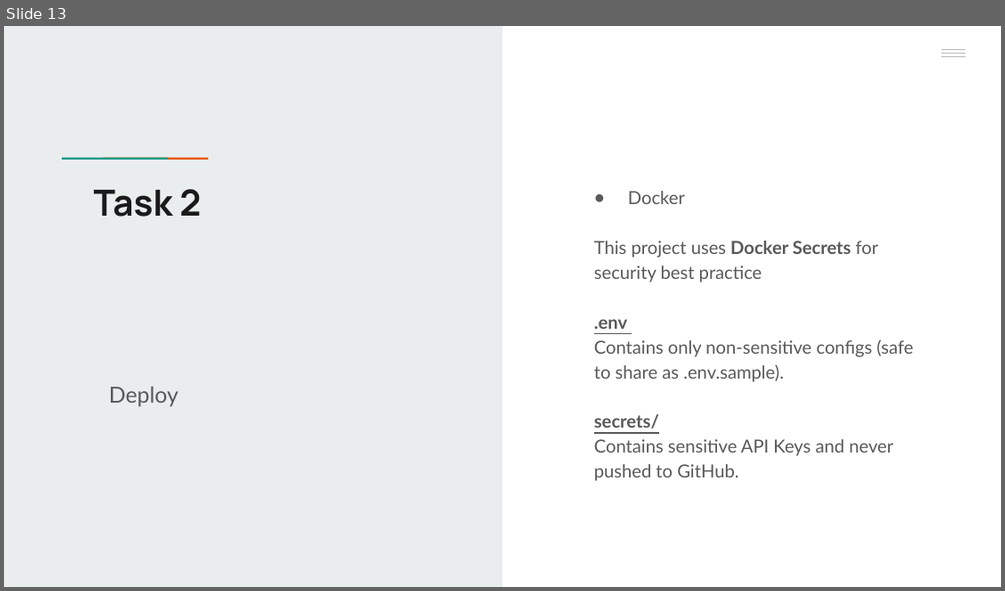
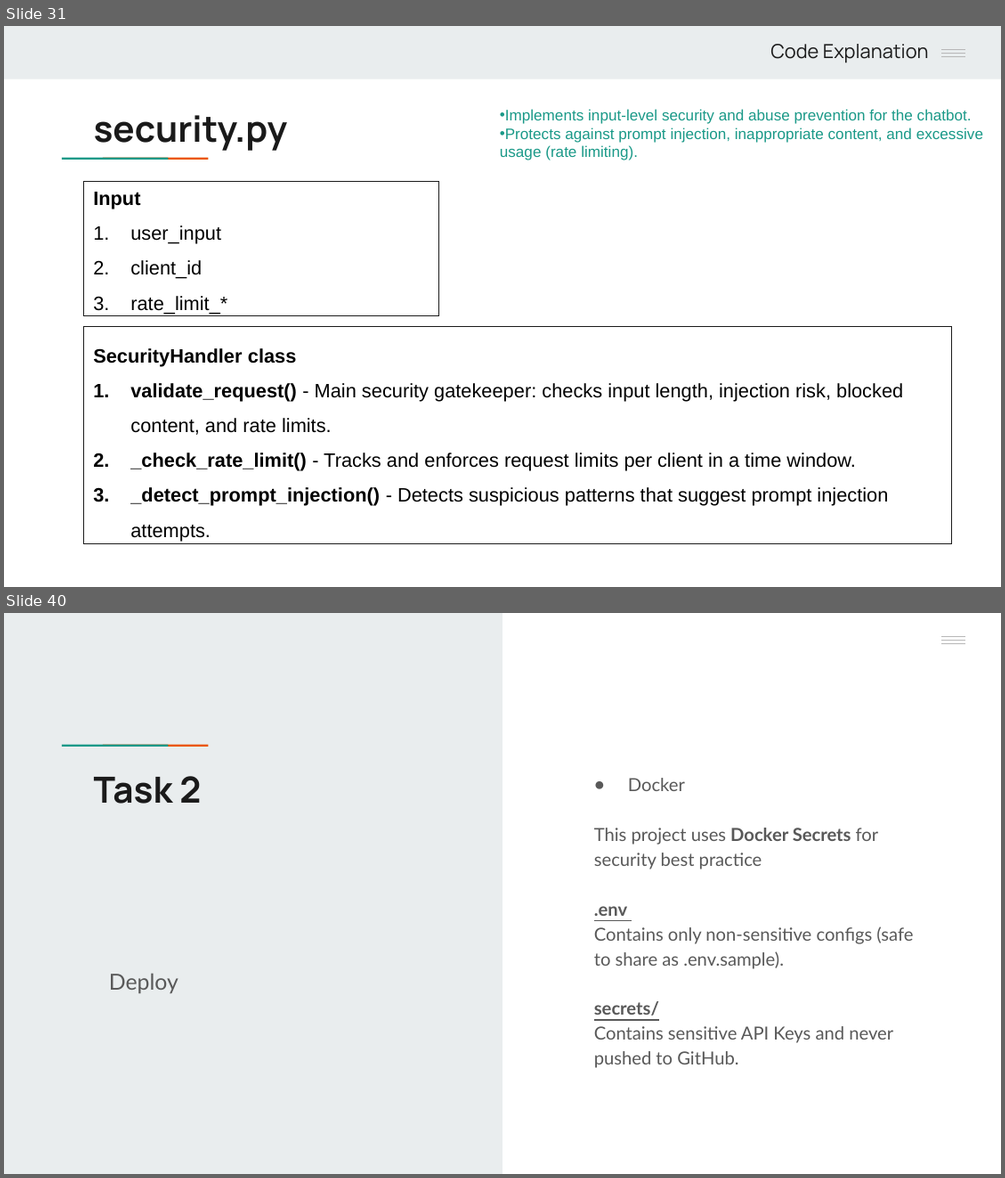
Before and after one commit to handamn/Nawatech-Machine_Learning_Engineer, a slide deck: task_2/Case2 Presentation.pptx. Shown one above the other, each under a label of ours: slide 13 before the commit, slides 31 and 40 after it; the slides between them are not shown. The pictures are 1005x591 and 1005x1178 pixels, drawn with LibreOffice and Linux fonts; fonts in the diff are those of the drawing. Boxes give left, top, right and bottom in pixels: in the first picture for what was removed or moved away, otherwise in the second. Text is boxed around its words. In the diff, an @@ line names an element or a change of style, - is before the commit and + after.

```diff
--- a/task_2/Case2 Presentation.pptx
+++ b/task_2/Case2 Presentation.pptx
@@ slide 31 added at <box>4,26,1001,587</box>, background #FFFFFF; not listed: 5 template elements that a slide beside it also shows @@
@@ rectangle added at <box>4,26,1001,79</box>, fill #E9EDEE @@
@@ text added at <box>770,44,929,63</box>, 14 pt, text #1A1A1A @@
+Code Explanation
@@ rectangle added at <box>907,26,1001,76</box>, fill #E9EDEE @@
@@ title added at <box>94,115,288,151</box>, 26 pt, text #1A1A1A, bold @@
+security.py
@@ text added at <box>500,109,983,160</box>, 11 pt, text #1A9988 @@
+• Implements input-level security and abuse prevention for the chatbot.
+• Protects against prompt injection, inappropriate content, and excessive usage (rate limiting).
@@ rectangle added at <box>84,182,438,316</box>, outline #1A1A1A 0.75 pt, 14 pt, text #000000 @@
+Input
+1. user_input
+2. client_id
+3. rate_limit_*
@@ rectangle added at <box>84,327,952,544</box>, outline #1A1A1A 0.75 pt, 14 pt, text #000000 @@
+SecurityHandler class
+1. validate_request() - Main security gatekeeper: checks input length, injection risk, blocked content, and rate limits.
+2. _check_rate_limit() - Tracks and enforces request limits per client in a time window.
+3. _detect_prompt_injection() - Detects suspicious patterns that suggest prompt injection attempts.
@@ what was slide 13 is now slide 40 @@
```
Also in this commit, not shown: 2 slides changed, 27 other slides added, 1 slide removed, 1 other file.
